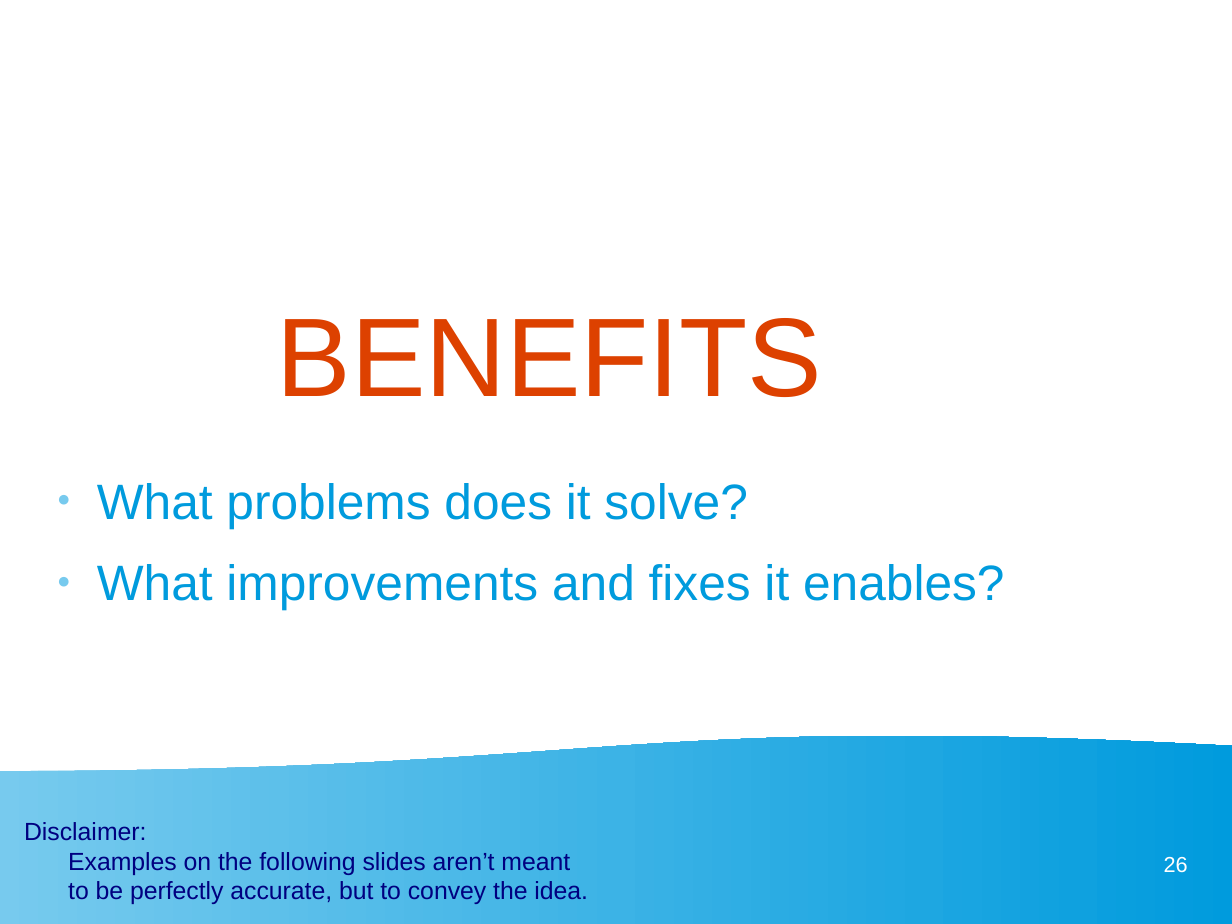
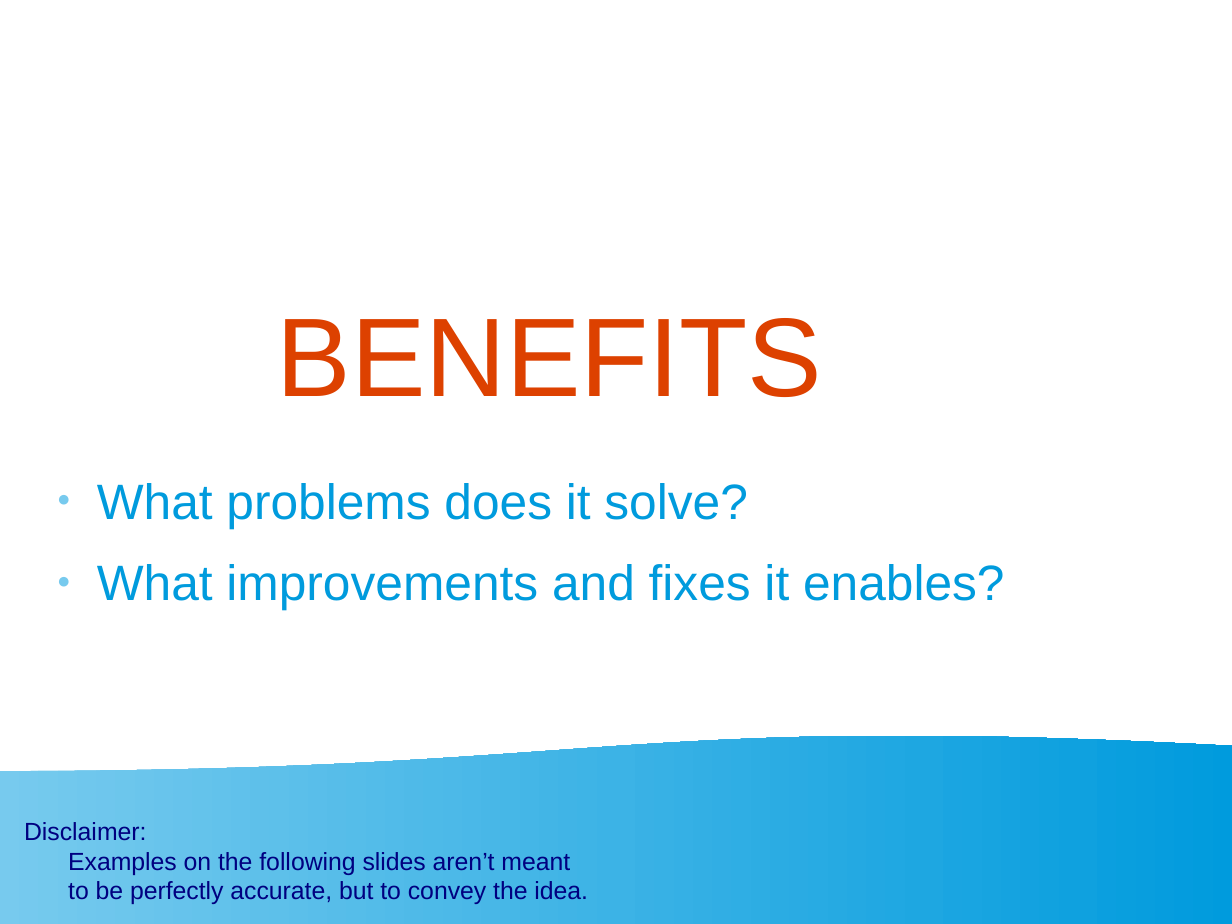
Before and after one commit to Jorenar/papers, a slide deck: slide 30 of WG14/Pitch for dialect directive.odp (slide 26 before the commit). Drawn at 1232x924 pixels with LibreOffice and Linux fonts; fonts in the diff are those of the drawing. Boxes give left, top, right and bottom in pixels: in the first picture for what was removed or moved away, otherwise in the second. Text is boxed around its words. In the diff, an @@ line names an element or a change of style, - is before the commit and + after.

```diff
--- a/WG14/Pitch for dialect directive.odp
+++ b/WG14/Pitch for dialect directive.odp
@@ page number removed at (1164, 857, 1188, 873) @@
-26
```
Also in this commit, not shown: 53 other slides changed, 8 slides added, 5 slides removed.
